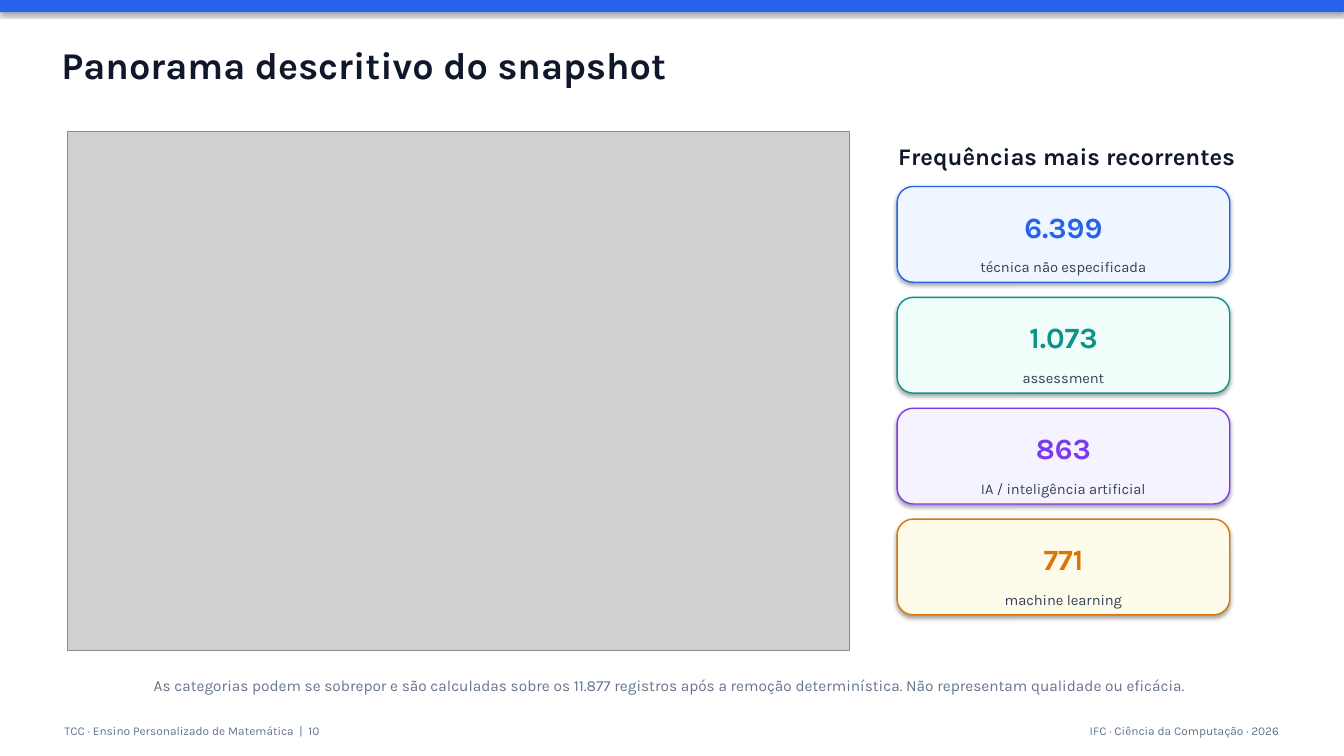
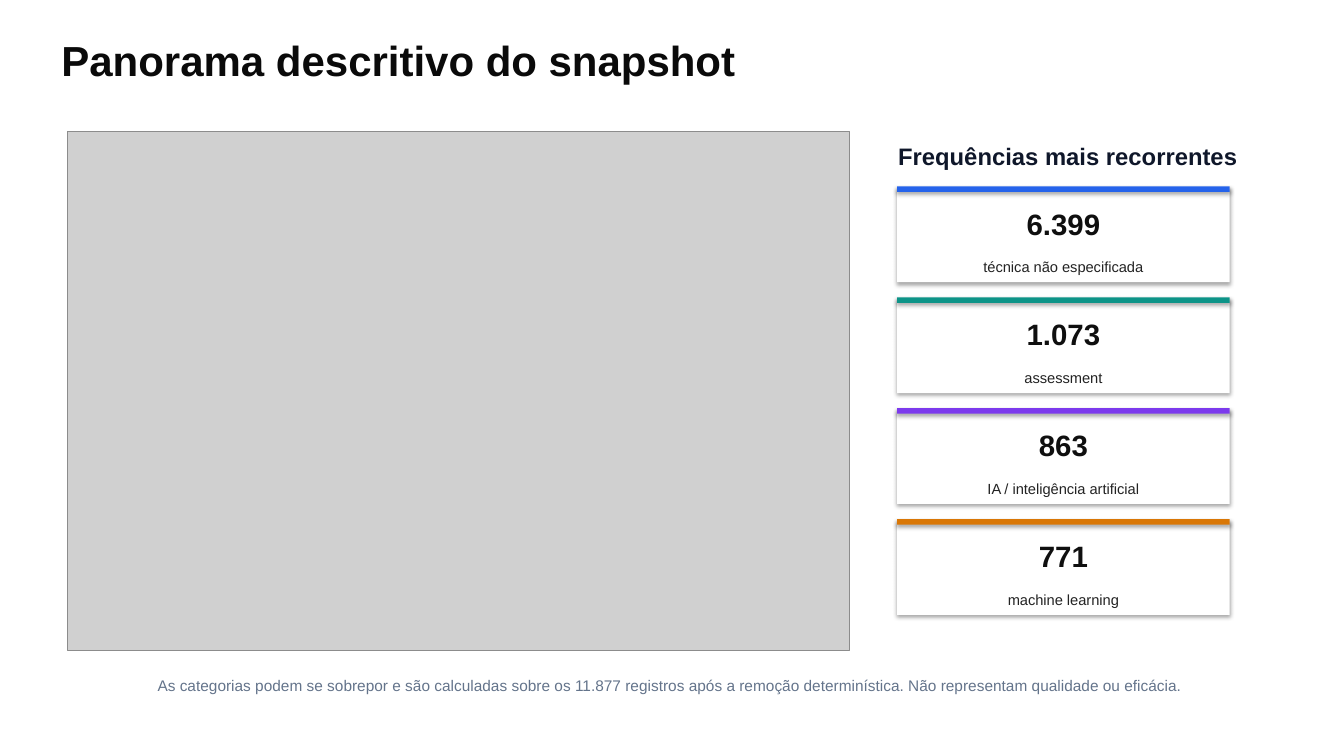
Before and after one commit to thalesfb/ccw, a slide deck: slide 10 of results/tcc/presentation/ensino_personalizado_de_matematica_tcc.pptx. Drawn at 1344x756 pixels with LibreOffice and Linux fonts; fonts in the diff are those of the drawing; grey boxes stand for pictures. Boxes give left, top, right and bottom in pixels: in the first picture for what was removed or moved away, otherwise in the second. Text is boxed around its words. In the diff, an @@ line names an element or a change of style, - is before the commit and + after.

Commit message:
🎨 style(presentation): align TCC deck with PTC visual language (#69)

```diff
--- a/results/tcc/presentation/ensino_personalizado_de_matematica_tcc.pptx
+++ b/results/tcc/presentation/ensino_personalizado_de_matematica_tcc.pptx
@@ rectangle removed at [0, 0, 1344, 12] @@
@@ text "Panorama descritivo do snapshot": place and size @@
-text "Panorama descritivo do snapshot" at [61, 52, 666, 88]
+text "Panorama descritivo do snapshot" at [61, 45, 735, 84]
@@ text "Panorama descritivo do snapshot" at [61, 45, 735, 84]: size 27 to 30 pt, font Karla to Arial, text colour #0F172A to #0A0A0A @@
@@ text "Frequências mais recorrentes" at [898, 147, 1237, 170]: font Karla to Arial @@
@@ text "6.399" at [1027, 214, 1101, 236]: font Karla to Arial, text colour #2563EB to #0F0F0F @@
@@ rounded rectangle removed at [897, 187, 1230, 282] @@
@@ rectangle added at [897, 187, 1230, 282], fill #FFFFFF @@
@@ rectangle added at [897, 187, 1230, 193], fill #2563EB @@
@@ rounded rectangle removed at [897, 297, 1230, 393] @@
@@ rectangle added at [897, 297, 1230, 393], fill #FFFFFF @@
@@ rectangle added at [897, 297, 1230, 303], fill #0D9488 @@
@@ text "1.073" at [1027, 324, 1101, 346]: font Karla to Arial, text colour #0D9488 to #0F0F0F @@
@@ rounded rectangle removed at [897, 408, 1230, 504] @@
@@ rectangle added at [897, 408, 1230, 504], fill #FFFFFF @@
@@ rectangle added at [897, 408, 1230, 414], fill #7C3AED @@
@@ text "863" at [1039, 435, 1088, 457]: font Karla to Arial, text colour #7C3AED to #0F0F0F @@
@@ text "771" at [1039, 546, 1088, 567]: font Karla to Arial, text colour #D97706 to #0F0F0F @@
@@ rounded rectangle removed at [897, 519, 1230, 615] @@
@@ rectangle added at [897, 519, 1230, 615], fill #FFFFFF @@
@@ rectangle added at [897, 519, 1230, 525], fill #D97706 @@
@@ font Karla to Arial, text colour #334155 to #232323 in 4 elements at [983, 261, 1143, 275], [1024, 373, 1102, 383], [987, 483, 1139, 497], [1008, 594, 1119, 608] @@
@@ text "As categorias podem se sobrepor ..." at [158, 679, 1181, 694]: font Karla to Arial @@
@@ text removed at [64, 726, 319, 735] @@
-TCC · Ensino Personalizado de Matemática | 10
@@ text removed at [1090, 726, 1279, 738] @@
-IFC · Ciência da Computação · 2026
```
Also in this commit, not shown: 18 other slides changed, 2 other files.
